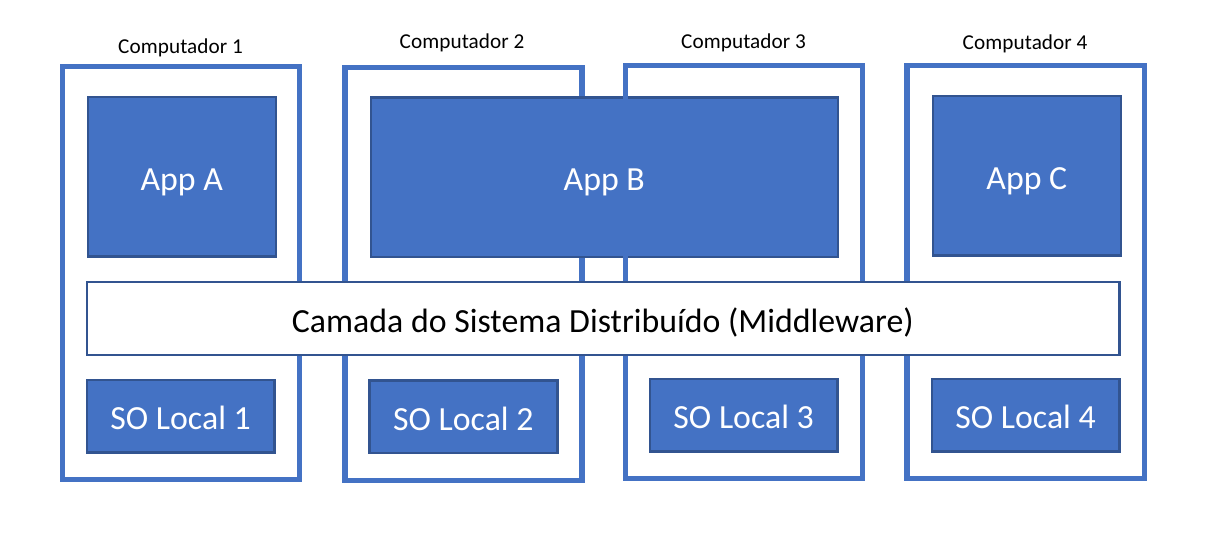
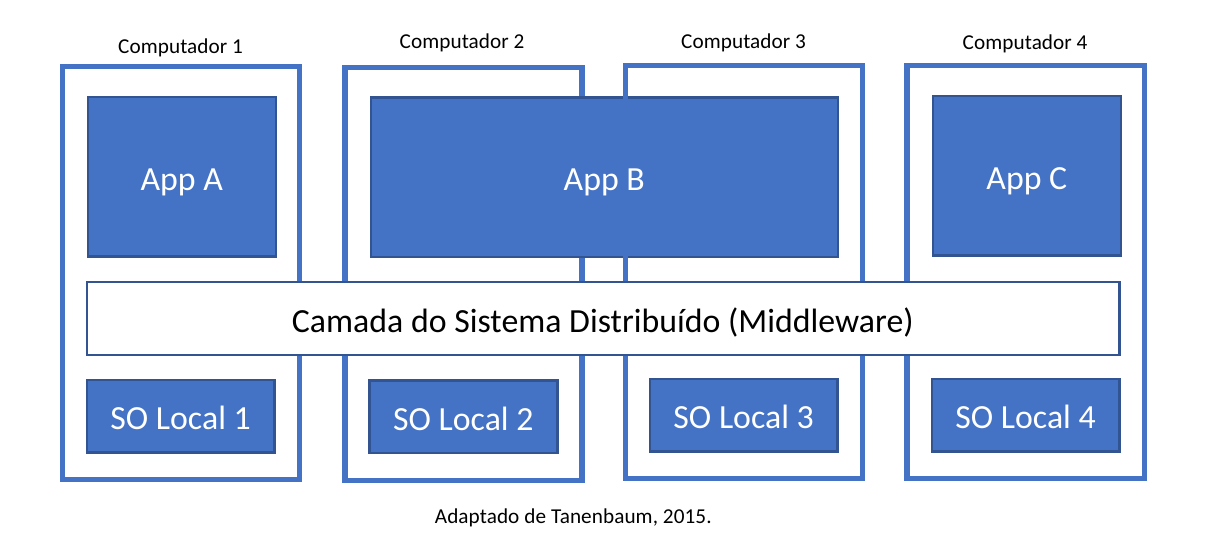
Before and after one commit to manoelcampos/sistemas-distribuidos, a slide deck: slide 1 of images/middleware.pptx. Drawn at 1232x547 pixels with LibreOffice and Linux fonts; fonts in the diff are those of the drawing. Boxes give left, top, right and bottom in pixels: in the first picture for what was removed or moved away, otherwise in the second. Text is boxed around its words. In the diff, an @@ line names an element or a change of style, - is before the commit and + after.

```diff
--- a/images/middleware.pptx
+++ b/images/middleware.pptx
@@ text added at <box>435,508,712,527</box>, 8.8 pt, text #000000 @@
+Adaptado de Tanenbaum, 2015.
```
Also in this commit, not shown: 1 other file.
